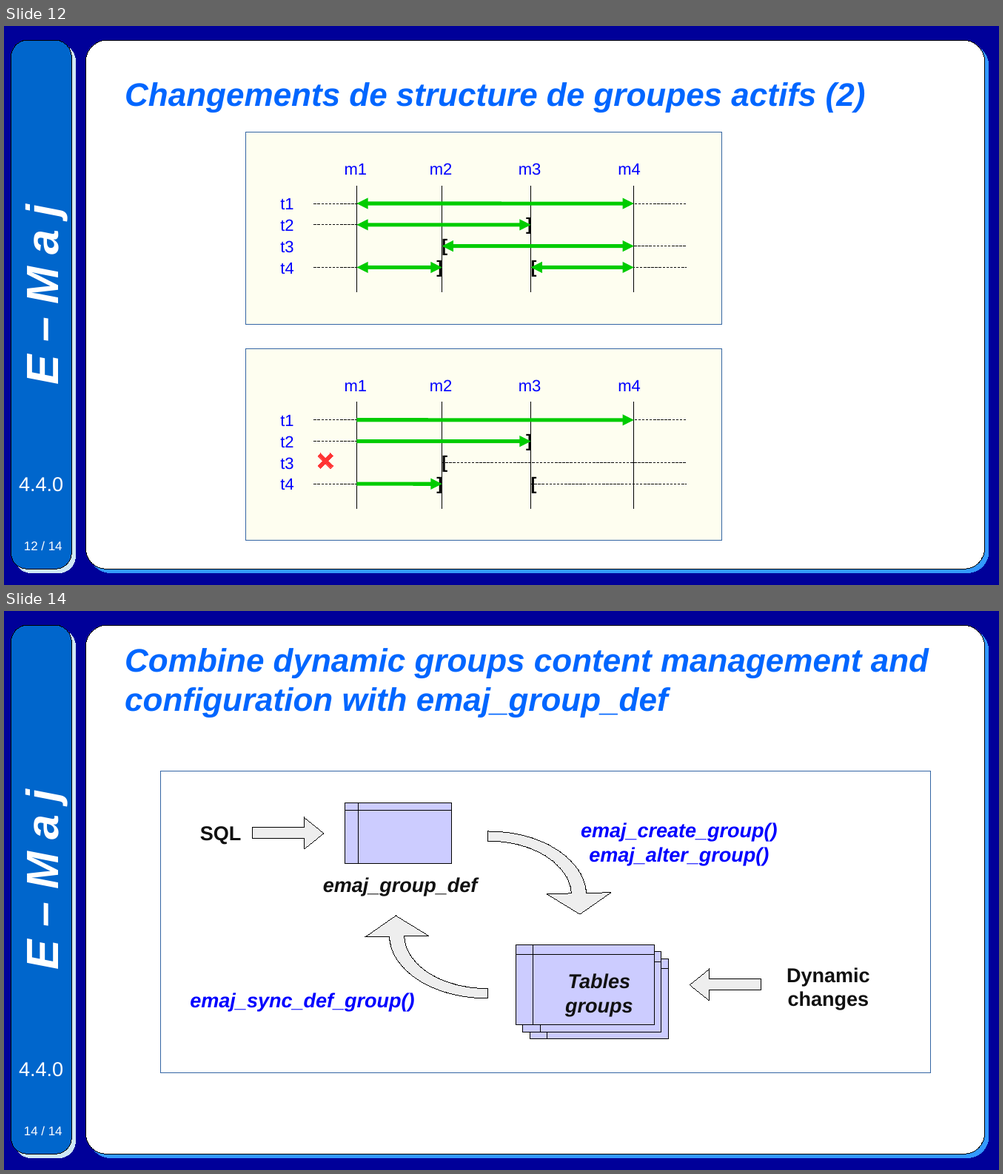
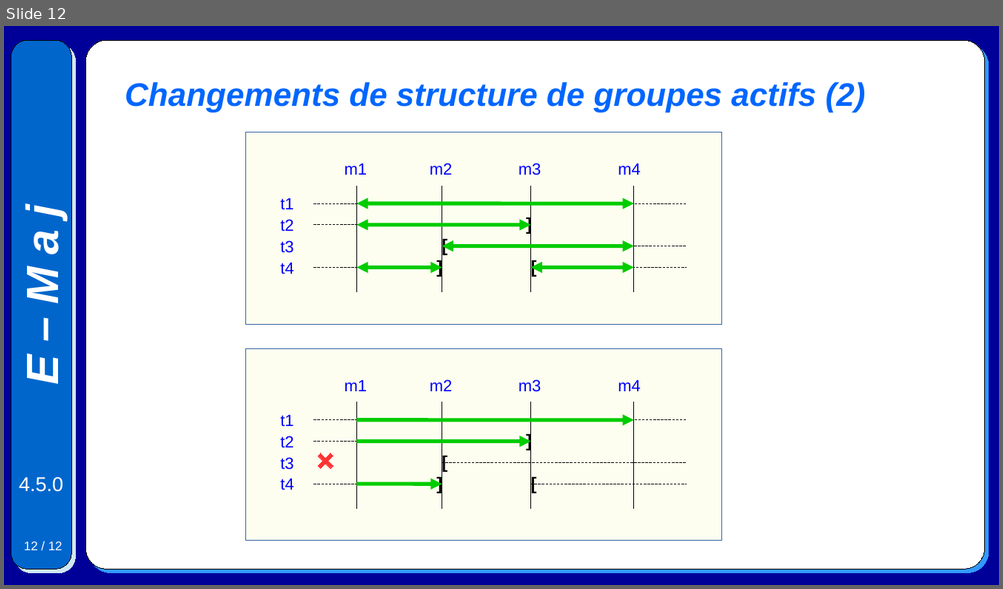
Before and after one commit to beaud76/emaj_doc, a slide deck: Emaj.devel_graphics_fr.odp. Shown one above the other, each under a label of ours: slides 12 and 14 before the commit, slide 12 after it; the slides between them are not shown. The pictures are 1003x1174 and 1003x589 pixels, drawn with LibreOffice and Linux fonts; fonts in the diff are those of the drawing. Boxes give left, top, right and bottom in pixels: in the first picture for what was removed or moved away, otherwise in the second. Text is boxed around its words. In the diff, an @@ line names an element or a change of style, - is before the commit and + after.

```diff
--- a/Emaj.devel_graphics_fr.odp
+++ b/Emaj.devel_graphics_fr.odp
@@ slide 14 removed at (4,611,999,1170), background #000099; not listed: 5 template elements that a slide beside it also shows @@
@@ title removed at (125,648,928,718) @@
-Combine dynamic groups content management and configuration with emaj_group_def
@@ rectangle removed at (160,772,930,1074) @@
@@ flow chart internal storage removed at (345,803,452,865) @@
@@ text removed at (200,826,241,844) @@
-SQL
@@ right arrow removed at (253,817,324,849) @@
@@ freeform shape removed at (391,832,586,960) @@
@@ text removed at (580,823,777,866) @@
-emaj_create_group()
-emaj_alter_group()
@@ freeform shape removed at (390,871,584,999) @@
@@ text removed at (323,877,478,896) @@
-emaj_group_def
@@ flow chart internal storage removed at (516,945,654,1025) @@
@@ flow chart internal storage removed at (523,952,662,1033) @@
@@ flow chart internal storage removed at (530,960,669,1039) @@
@@ text removed at (565,974,632,1017) @@
-Tables groups
@@ right arrow removed at (690,969,761,1001) @@
@@ text removed at (786,968,870,1010) @@
-Dynamic changes
@@ text removed at (190,993,414,1011) @@
-emaj_sync_def_group()
@@ slide 12 changed as well @@
@@ text at (19,477,63,492): text changed @@
-4.4.0
+4.5.0
@@ page number at (24,542,62,551): text changed @@
-12 / 14
+12 / 12
```
Also in this commit, not shown: 11 other slides changed, 1 other slide removed, 6 other files.
